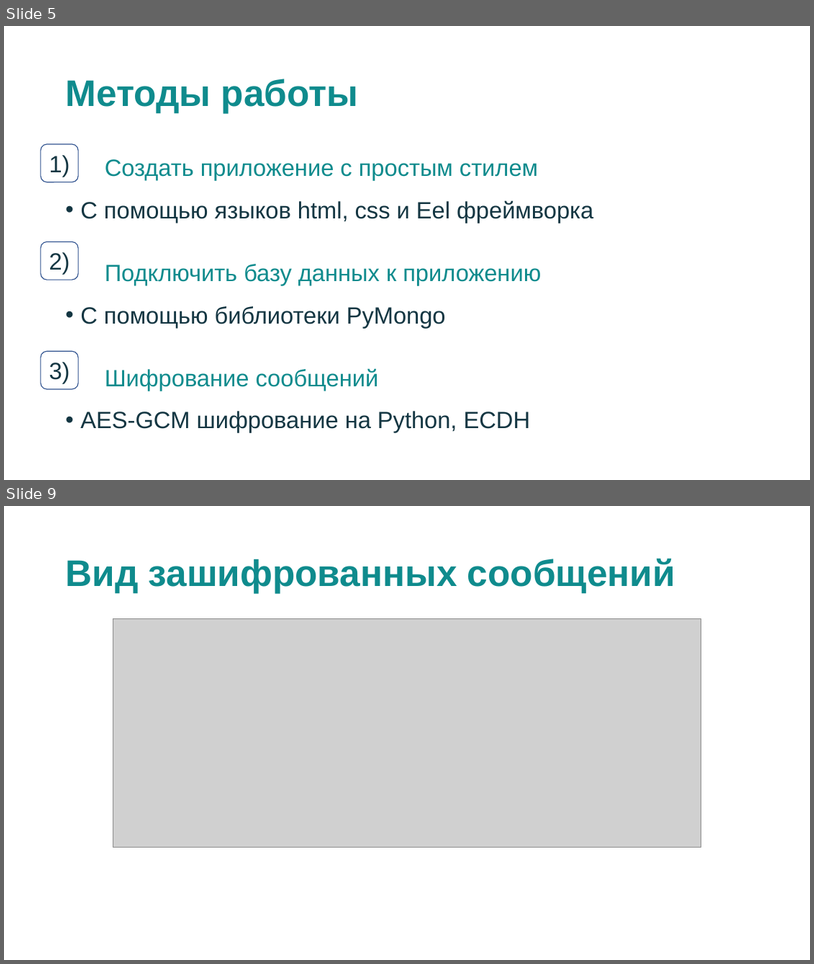
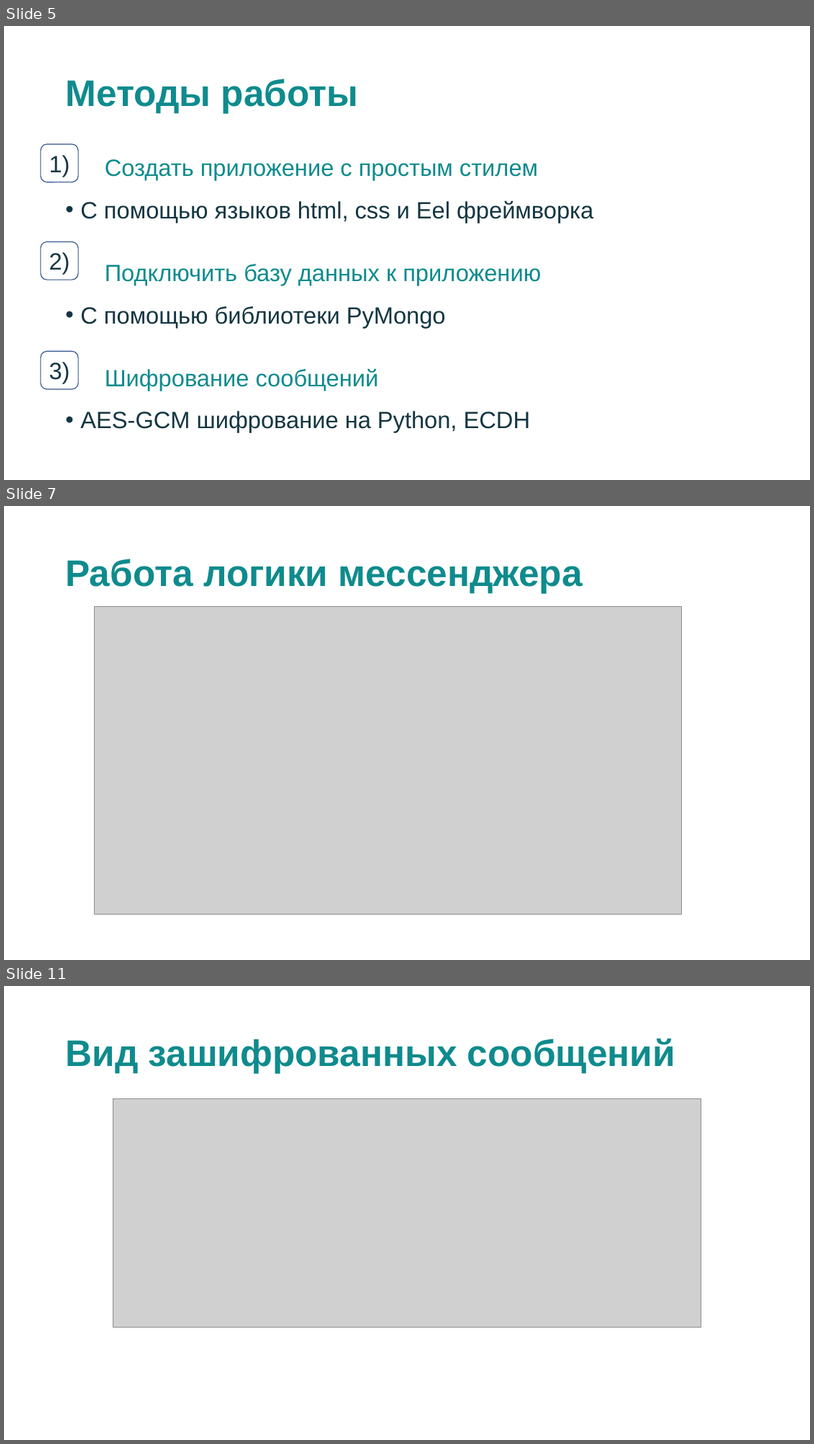
Before and after one commit to Nak1i1/Naki, a slide deck: Мессенджер Naki.pptx. Shown one above the other, each under a label of ours: slides 5 and 9 before the commit, slides 5, 7 and 11 after it; the slides between them are not shown. The pictures are 814x964 and 814x1444 pixels, drawn with LibreOffice and Linux fonts; fonts in the diff are those of the drawing; grey boxes stand for pictures. Boxes give left, top, right and bottom in pixels: in the first picture for what was removed or moved away, otherwise in the second. Text is boxed around its words. In the diff, an @@ line names an element or a change of style, - is before the commit and + after.

```diff
--- a/Мессенджер Naki.pptx
+++ b/Мессенджер Naki.pptx
@@ slide 7 added at [4,506,810,960], background #FFFFFF @@
@@ title added at [65,559,583,593], 44 pt, text #0F8B8D, bold @@
+Работа логики мессенджера
@@ picture added at [94,606,682,914] @@
@@ what was slide 9 is now slide 11 @@
```
Also in this commit, not shown: 3 other slides added, 2 slides removed, 7 other files.
